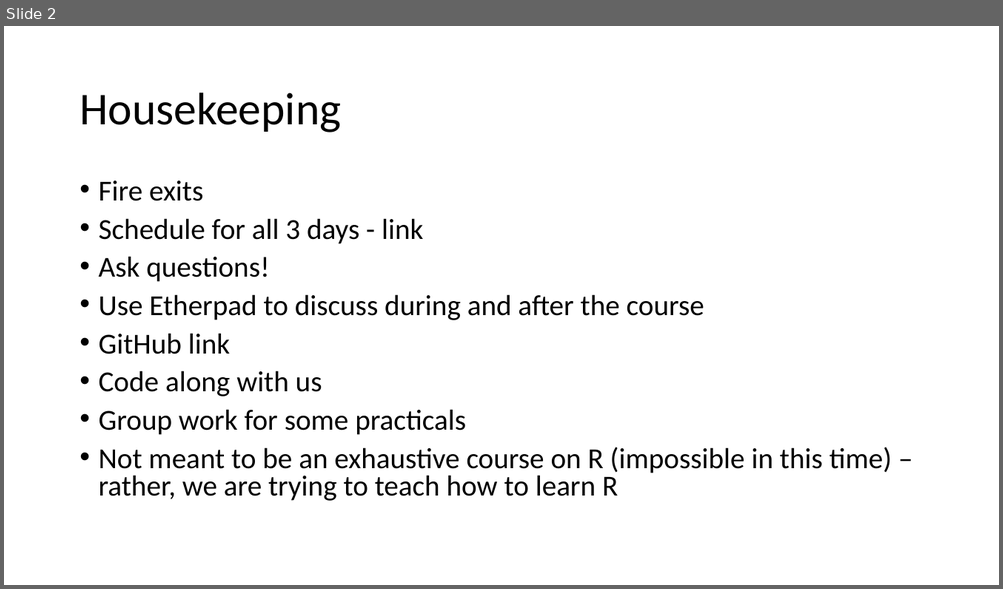
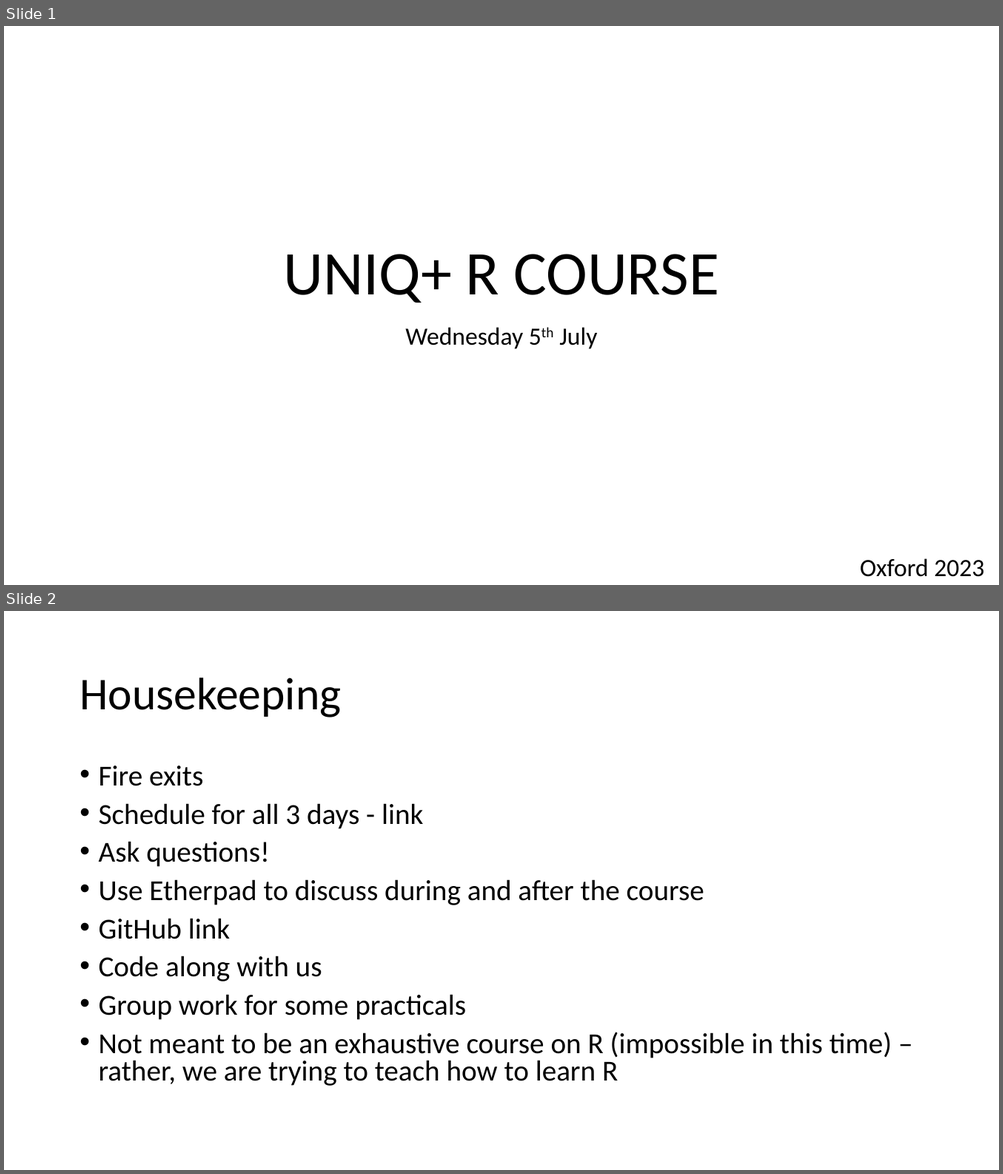
Before and after one commit to sraorao/UNIQ_Plus_R_Course_public, a slide deck: powerpoint/UNIQ+Day1_students.pptx. Shown one above the other, each under a label of ours: slide 2 before the commit, slides 1 and 2 after it. The pictures are 1003x589 and 1003x1174 pixels, drawn with LibreOffice and Linux fonts; fonts in the diff are those of the drawing. Boxes give left, top, right and bottom in pixels: in the first picture for what was removed or moved away, otherwise in the second. Text is boxed around its words. In the diff, an @@ line names an element or a change of style, - is before the commit and + after.

Commit message:
update slides

```diff
--- a/powerpoint/UNIQ+Day1_students.pptx
+++ b/powerpoint/UNIQ+Day1_students.pptx
@@ slide 1 added at box(4, 26, 999, 585), background #FFFFFF @@
@@ title added at box(284, 254, 719, 303), 60 pt, text #000000 @@
+UNIQ+ R COURSE
@@ subtitle added at box(405, 327, 597, 349), 24 pt, text #000000 @@
+Wednesday 5th July
@@ text added at box(859, 559, 984, 577), 24 pt, text #000000 @@
+Oxford 2023
```
Also in this commit, not shown: 1 slide removed, 1 other file.
